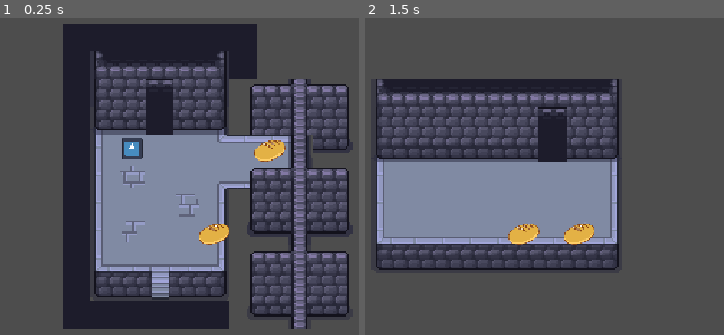
Above: before the commit, frames 1-2 (left to right).
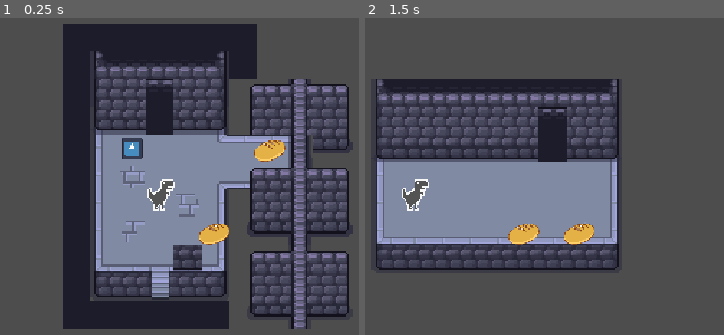
Above: after the commit, the same moments.

Repository: andresfdezc6/pan-sabe-mejor-que-llave-
Game: Godot game, scene res://Scenes/node_2d.tscn
Same seed, same stepped clock (60 frames per second), same inputs: the game is played once before the commit and once after it. The engine's default icon, where the game draws it, is replaced by a stand-in: a white triangle on a blue panel in a dark square.
Inputs:
- Up to frame 1 (0.25 s): no input
- Up to frame 2 (1.5 s): tap Enter at 0.5 s; hold Right (right) 0.53-1.28 s; tap 1 at 0.6 s; tap Space at 1.25 s; hold S (down) from 1.28 s (still down); tap 2 at 1.35 s

The runs differ from the first frame. In frame 1, 1.1% of the frame differs, in the area x 40-57%, y 50-80%; in frame 2, 0.4%.

Commit message:
Arreglada la lógica de deslizar y recoger objetos mientras deslizas
Ahora hay lógica diferente para cada tipo de movimiento y recoger los objetos ya solo depende de la posición del sprite del jugador

Diff:
--- a/Scenes/jugador.tscn
+++ b/Scenes/jugador.tscn
@@ -29,10 +29,9 @@
 "speed": 5.0
 }]
 
-[node name="jugador" type="CharacterBody2D" unique_id=91696816 node_paths=PackedStringArray("mapa")]
+[node name="jugador" type="CharacterBody2D" unique_id=91696816]
 y_sort_enabled = true
 script = ExtResource("1_c1mnh")
-mapa = NodePath("")
 
 [node name="AnimatedSprite2D" type="AnimatedSprite2D" parent="." unique_id=226650431]
 z_index = 1
--- a/Scenes/nivel_base.tscn
+++ b/Scenes/nivel_base.tscn
@@ -727,7 +727,7 @@
 [node name="mapa_obstaculos" type="TileMapLayer" parent="." unique_id=527440772]
 z_index = 1
 y_sort_enabled = true
-tile_map_data = PackedByteArray("AAD+//3/AAABAAUAAAD///3/AAA …(624 unchanged characters)… EABMAAAAHAAEAAAAEABQAAAAFAP7/AAACABEAAAA=")
+tile_map_data = PackedByteArray("AAD+//3/AAABAAUAAAD///3/AAA …(624 unchanged characters)… EABMAAAAHAAEAAAAEABQAAAAFAP7/AAACABEAAAABAAIAAAACAAUAAAA=")
 tile_set = SubResource("TileSet_urvta")
 
 [node name="mapa_base" type="TileMapLayer" parent="." unique_id=902094091]
--- a/Scripts/nivel_base.gd
+++ b/Scripts/nivel_base.gd
@@ -15,7 +15,7 @@
 
 
 
-
+var objetos_en_celda: Dictionary = {}
 @export var lista_objetos: Array = [
 [Vector2i(3, 2), Global.TipoObjeto.PAN],
 [Vector2i(4, 2), Global.TipoObjeto.PAN],
@@ -45,6 +45,7 @@
 
 		if script_especifico:
 			objeto_instancia.set_script(script_especifico)  #le carga el script de su funcion especifica
+		objetos_en_celda[vector] = objeto_instancia
 
 
 func generar_objetos(list: Array):#Esto es el parsing de FP con otras palabras
@@ -60,6 +61,7 @@
 func _ready() -> void:
 	Global.posicion_jugador = posicion_inicial
 	Global.hambre = hambre_inicial
+	Global.efecto = Global.Efectos.BASE
 	generar_jugador(posicion_inicial)
 	generar_objetos(lista_objetos)
 
@@ -82,6 +84,18 @@
 	if mapa:
 		return mapa.map_to_local(pos)
 	return Vector2 (0,0)
+
+func posicion_a_celda(pos: Vector2) -> Vector2i: #la contraria
+	if mapa:
+		return mapa.local_to_map(pos)
+	return Vector2i(0,0)
+
+func recoger_en(celda: Vector2i) -> void:
+	if objetos_en_celda.has(celda):
+		var objeto = objetos_en_celda[celda]
+		objetos_en_celda.erase(celda)
+		objeto.aplicar_efecto()
+		objeto.queue_free()
 
 func es_transitable(pos: Vector2i) -> bool: #comprueba los dos tilemaps
 	var datos_1: TileData = mapa.get_cell_tile_data(pos)
--- a/Scripts/player_controller.gd
+++ b/Scripts/player_controller.gd
@@ -3,6 +3,8 @@
 var mapa: Node2D
 
 @export var velocidad_suavizado: float = 15.0
+@export var velocidad_desliz: float = 150.0
+
 
 var direcciones = {
 	"derecha": Vector2i(1, 0),
@@ -10,43 +12,49 @@
 	"izquierda": Vector2i(-1, 0),
 	"abajo": Vector2i(0, 1)
 }
-var distancia_movimiento: int
 var direccion_jugador: Vector2i
+var deslizando: bool = false
 
 func _process(delta: float) -> void:
 	apuntar()
-
-	# Interpola la posición física hacia la casilla lógica global actual
 	if mapa:
 		var pos_destino = mapa.celda_a_posicion(Global.posicion_jugador)
-		velocidad_suavizado = 15.0 / distancia_movimiento
-		position = position.lerp(pos_destino, velocidad_suavizado * delta)
-		mapa.terminar_nivel()
+
+		if Global.efecto == Global.Efectos.BASE:
+			position = position.lerp(pos_destino, velocidad_suavizado * delta)
+
+		elif Global.efecto == Global.Efectos.MANTEQUILLA:
+			position = position.move_toward(pos_destino, velocidad_desliz * delta)
+
+		mapa.recoger_en(mapa.posicion_a_celda(position))
+
+		if position.distance_to(pos_destino) < 0.5:
+			position = pos_destino
+			deslizando = false
+			mapa.terminar_nivel()
 
 func apuntar():
-	if Input.is_action_just_pressed("right"):
-		direccion_jugador = direcciones.derecha
-		mover()
-	elif Input.is_action_just_pressed("left"):
-		direccion_jugador = direcciones.izquierda
-		mover()
-	elif Input.is_action_just_pressed("up"):
-		direccion_jugador = direcciones.arriba
-		mover()
-	elif Input.is_action_just_pressed("down"):
-		direccion_jugador = direcciones.abajo
-		mover()
+	if not deslizando:
+		if Input.is_action_just_pressed("right"):
+			direccion_jugador = direcciones.derecha
+			mover()
+		elif Input.is_action_just_pressed("left"):
+			direccion_jugador = direcciones.izquierda
+			mover()
+		elif Input.is_action_just_pressed("up"):
+			direccion_jugador = direcciones.arriba
+			mover()
+		elif Input.is_action_just_pressed("down"):
+			direccion_jugador = direcciones.abajo
+			mover()
 
 
 func mover():
 	if mapa and mapa.es_transitable(Global.posicion_jugador + direccion_jugador) and Global.hambre > 1:
 		if Global.efecto == Global.Efectos.BASE:
 			Global.posicion_jugador += direccion_jugador
-			distancia_movimiento = 1
-		elif  Global.efecto == Global.Efectos.MANTEQUILLA:
-			var pos = Global.posicion_jugador
-			var final = mapa.calcular_desliz(pos, direccion_jugador)
-			distancia_movimiento = abs(final.x - pos.x) + abs(final.y - pos.y)
-			Global.posicion_jugador = final
+		elif Global.efecto == Global.Efectos.MANTEQUILLA:
+			Global.posicion_jugador = mapa.calcular_desliz(Global.posicion_jugador, direccion_jugador)
+			deslizando = true
 		Global.hambre -= 1
 		print(Global.hambre)
--- a/Scripts/recogible.gd
+++ b/Scripts/recogible.gd
@@ -11,9 +11,7 @@
 
 # Called every frame. 'delta' is the elapsed time since the previous frame.
 func _process(delta: float) -> void:
-	if pos_celda == Global.posicion_jugador:
-		aplicar_efecto()
-		queue_free()
+	pass
 
 func aplicar_efecto():
 	pass
